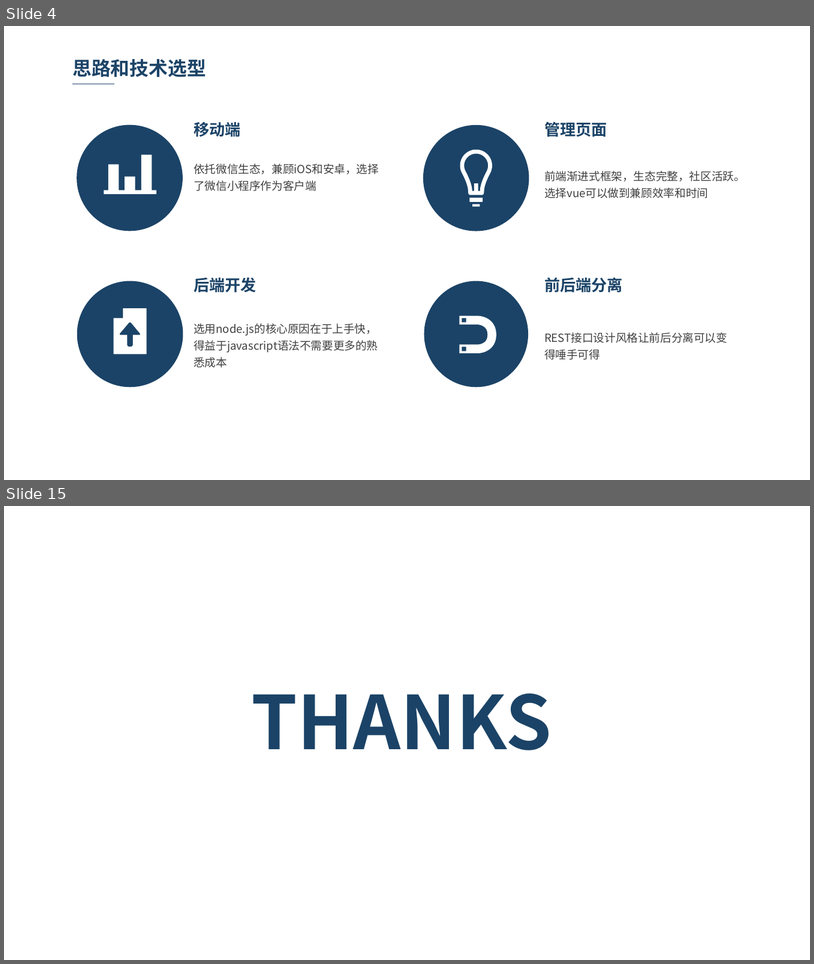
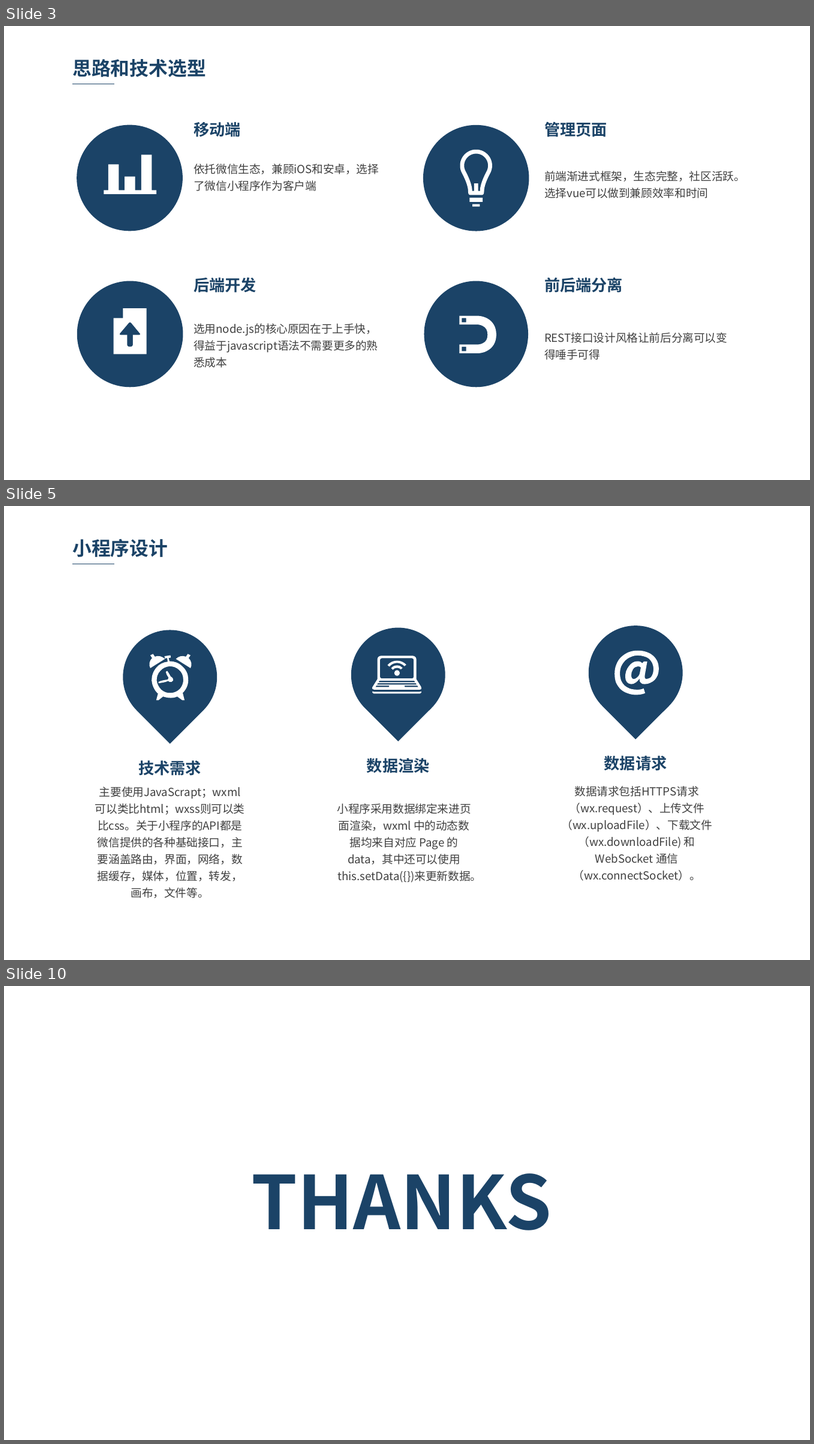
Before and after one commit to yaun369/Second-hand-transaction, a slide deck: 论文答辩.pptx. Shown one above the other, each under a label of ours: slides 4 and 15 before the commit, slides 3, 5 and 10 after it; the slides between them are not shown. The pictures are 814x964 and 814x1444 pixels, drawn with LibreOffice and Linux fonts; fonts in the diff are those of the drawing; background and template pictures are left out. Boxes give left, top, right and bottom in pixels: in the first picture for what was removed or moved away, otherwise in the second. Text is boxed around its words. In the diff, an @@ line names an element or a change of style, - is before the commit and + after.

```diff
--- a/论文答辩.pptx
+++ b/论文答辩.pptx
@@ slide 5 added at (4, 506, 810, 960), background picture (left out) @@
@@ text added at (72, 539, 168, 557), 17 pt, text #1B4367, bold @@
+小程序设计
@@ line added from (72, 564) to (114, 564), #1B4367 0.75 pt @@
@@ teardrop added at (104, 610, 237, 744), fill #1B4367 @@
@@ teardrop added at (332, 608, 465, 742), fill #1B4367 @@
@@ teardrop added at (569, 606, 702, 739), fill #1B4367 @@
@@ freeform shape added at (149, 654, 192, 700), fill #FFFFFF @@
@@ freeform shape added at (372, 656, 423, 694), fill #FFFFFF @@
@@ freeform shape added at (615, 651, 660, 694), fill #FFFFFF @@
@@ text added at (367, 757, 430, 773), 14 pt, text #1B4367, bold @@
+数据渲染
@@ text added at (605, 755, 668, 771), 14 pt, text #1B4367, bold @@
+数据请求
@@ text added at (138, 760, 201, 775), 14 pt, text #1B4367, bold @@
+技术需求
@@ text added at (98, 786, 243, 898), 10 pt, text #404040 @@
+主要使用JavaScrapt；wxml可以类比html；wxss则可以类比css。关于小程序的API都是微信提供的各种基础接口，主要涵盖路由，界面，网络，数据缓存，媒体，位置，转发，画布，文件等。
@@ text added at (561, 786, 712, 880), 10 pt, text #404040 @@
+数据请求包括HTTPS请求（wx.request）、上传文件（wx.uploadFile）、下载文件（wx.downloadFile) 和 WebSocket 通信（wx.connectSocket）。
@@ text added at (337, 803, 482, 882), 10 pt, text #404040 @@
+小程序采用数据绑定来进页面渲染，wxml 中的动态数据均来自对应 Page 的 data，其中还可以使用this.setData({})来更新数据。
@@ what was slide 4 is now slide 3 @@
@@ what was slide 15 is now slide 10 @@
```
Also in this commit, not shown: 2 slides changed, 4 other slides added, 10 slides removed, 2 other files.
